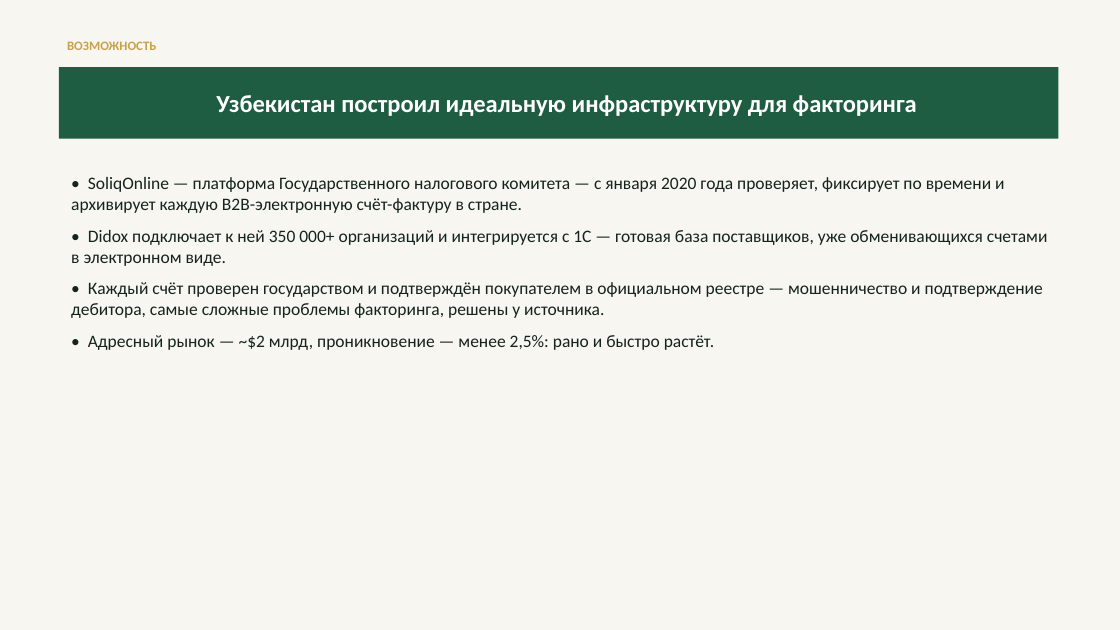
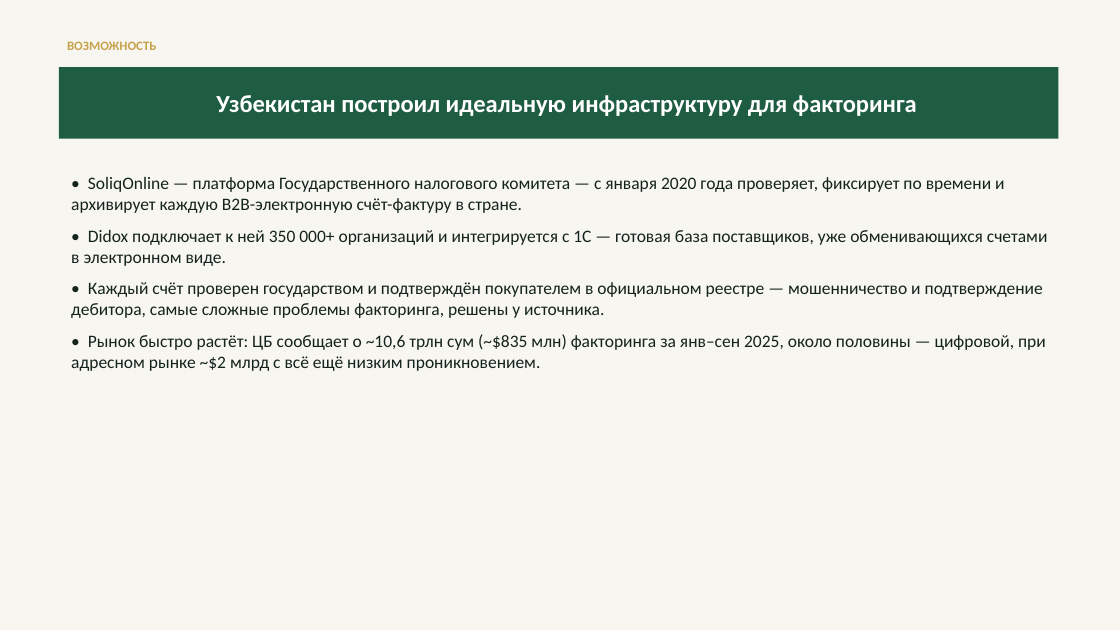
Before and after one commit to predictivelabsai/factorio, a slide deck: slide 3 of docs/universalbank_consistente_proposal_ru.pptx. Drawn at 1120x630 pixels with LibreOffice and Linux fonts; fonts in the diff are those of the drawing. Boxes give left, top, right and bottom in pixels: in the first picture for what was removed or moved away, otherwise in the second. Text is boxed around its words. In the diff, an @@ line names an element or a change of style, - is before the commit and + after.

```diff
--- a/docs/universalbank_consistente_proposal_ru.pptx
+++ b/docs/universalbank_consistente_proposal_ru.pptx
@@ text at [71,334,1046,371]: text changed @@
-• Адресный рынок — ~$2 млрд, проникновение — менее 2,5%: рано и быстро растёт.
+• Рынок быстро растёт: ЦБ сообщает о ~10,6 трлн сум (~$835 млн) факторинга за янв–сен 2025, около половины — цифровой, при адресном рынке ~$2 млрд с всё ещё низким проникновением.
```
Also in this commit, not shown: 2 other slides changed, 7 slides added, 1 slide removed, 33 other files.
